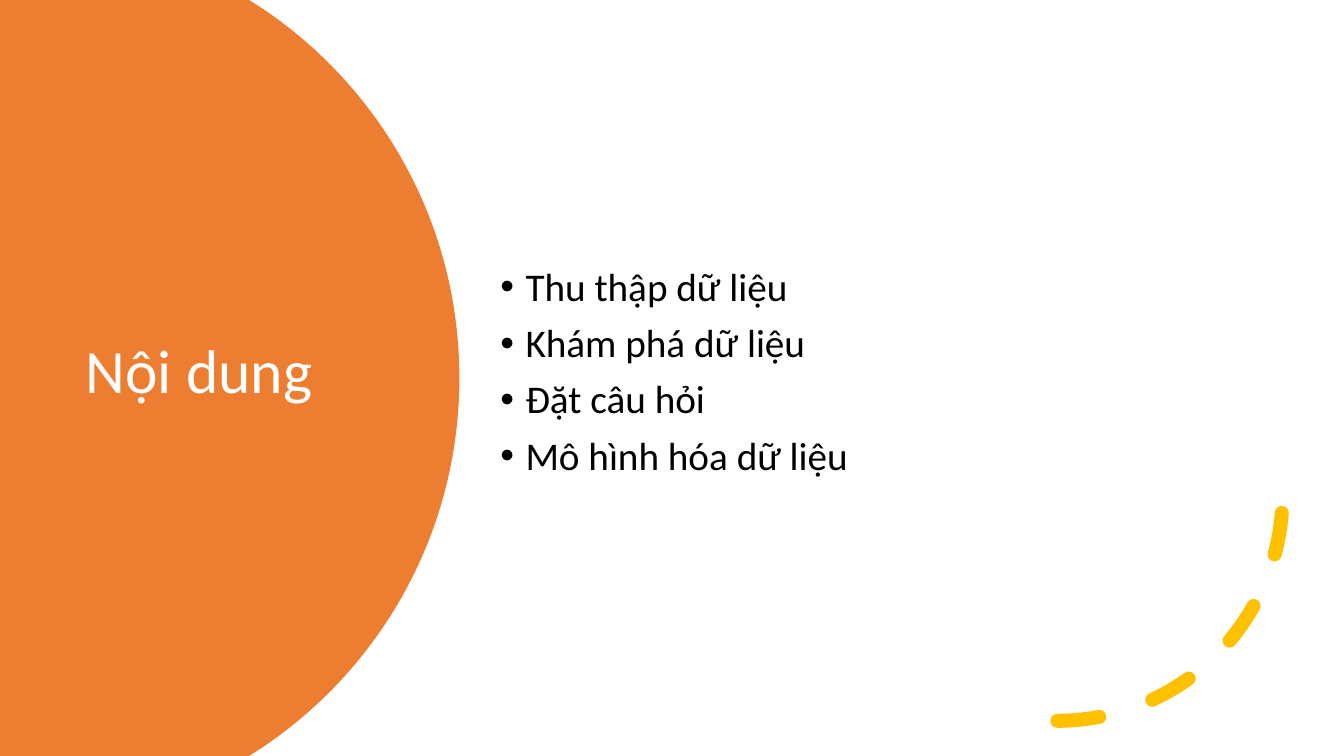
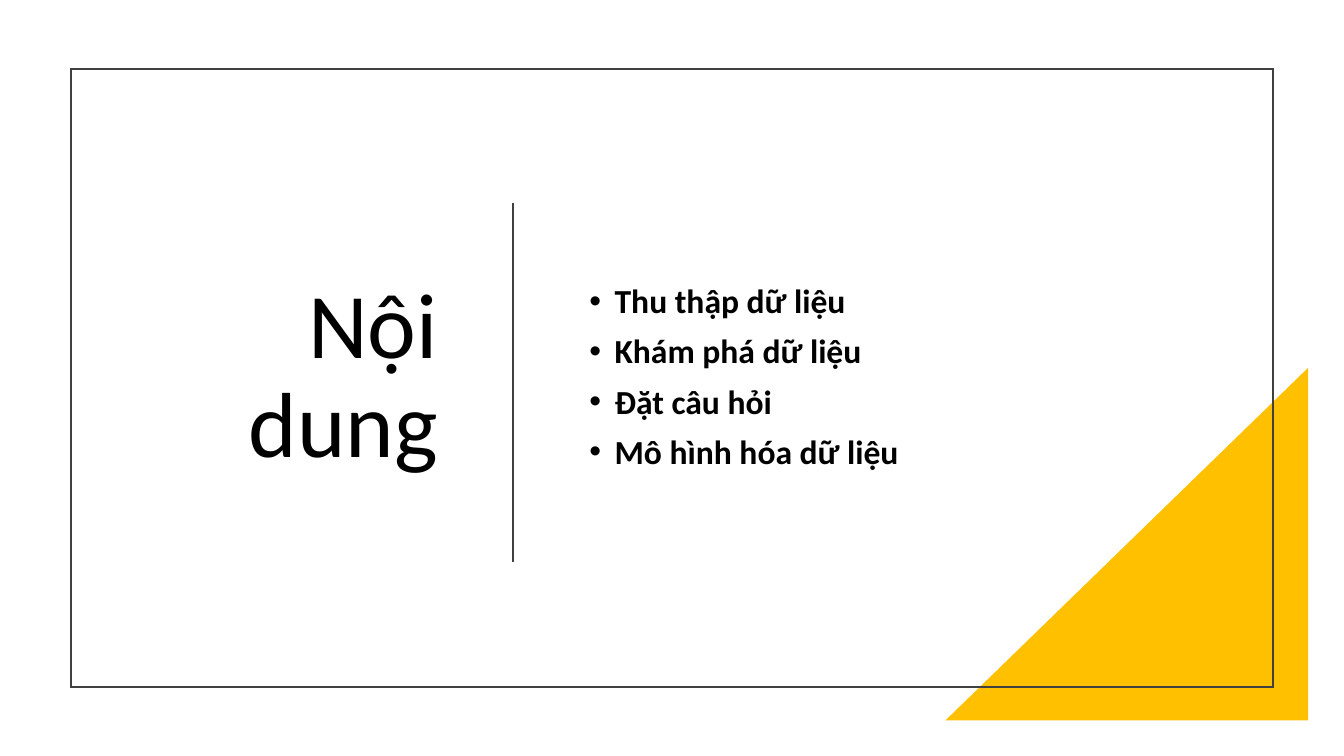
Before and after one commit to XQuyTran/DataScience_Project_HCMUS, a slide deck: slide 3 of presentation/Slide.pptx. Drawn at 1344x756 pixels with LibreOffice and Linux fonts; fonts in the diff are those of the drawing. Boxes give left, top, right and bottom in pixels: in the first picture for what was removed or moved away, otherwise in the second. Text is boxed around its words. In the diff, an @@ line names an element or a change of style, - is before the commit and + after.

```diff
--- a/presentation/Slide.pptx
+++ b/presentation/Slide.pptx
@@ freeform shape removed at (0, 0, 460, 756) @@
@@ rectangle added at (71, 69, 1273, 687), outline #404040 1.5 pt @@
@@ title "Nội dung": place and size @@
-title "Nội dung" at (86, 350, 312, 404)
+title "Nội dung" at (249, 294, 438, 473)
@@ title "Nội dung" at (249, 294, 438, 473): size 44 to 66 pt, text colour #FFFFFF to #000000; alignment left to right @@
@@ line added from (513, 205) to (513, 562), #404040 1.5 pt @@
@@ text "Thu thập dữ liệu": place and size @@
-text "Thu thập dữ liệu" at (526, 273, 848, 477)
+text "Thu thập dữ liệu" at (615, 289, 898, 470)
@@ text "Thu thập dữ liệu" at (615, 289, 898, 470): size 28 to 24 pt, bold on @@
@@ arc (boxed as its full ellipse) removed at (833, 271, 1284, 722) @@
@@ right triangle added at (946, 368, 1309, 721), fill #FFC000 @@
```
Also in this commit, not shown: 9 other slides changed, 12 slides added, 1 other file.
